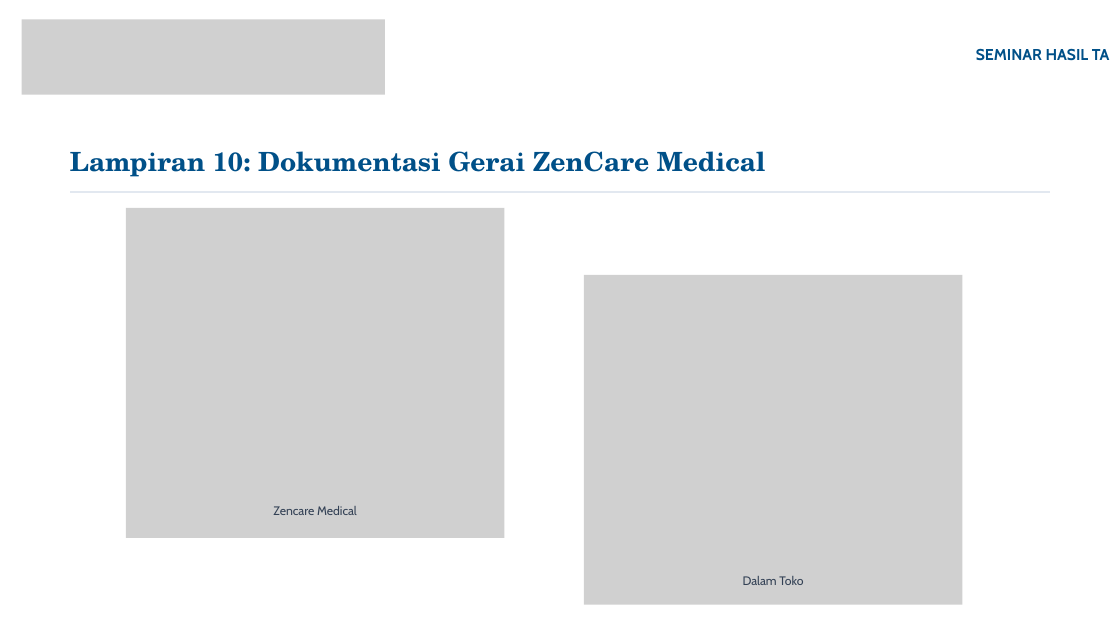
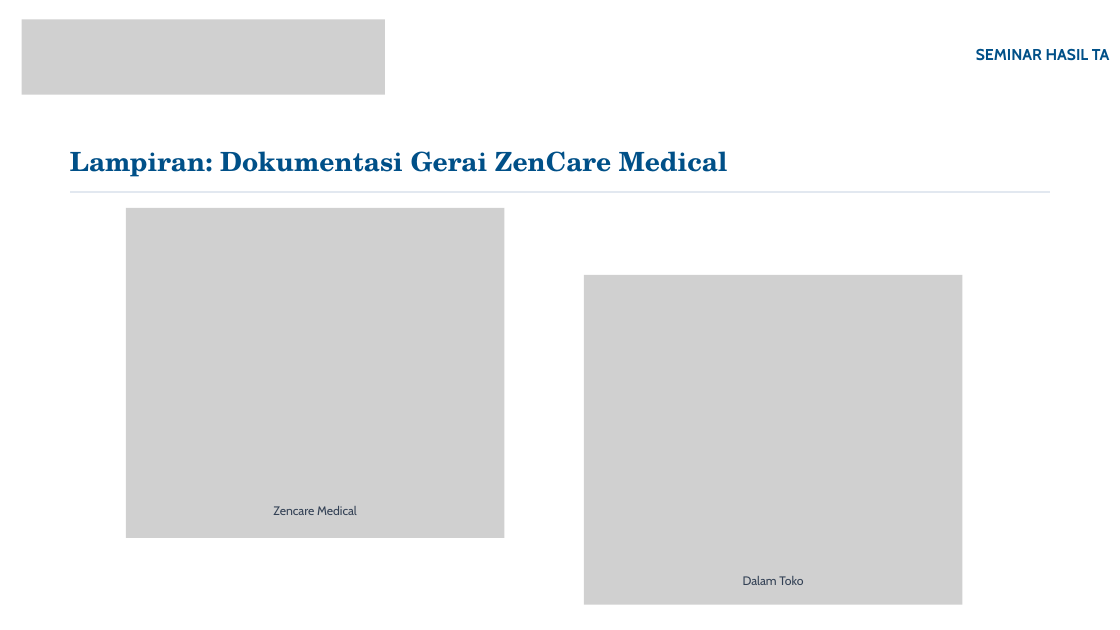
Before and after one commit to Marcell151/Sistem-Informasi-Inventori-Omnichannel-Zencare-Medical, a slide deck: slide 20 of lain/PPT/Seminar Hasil TA Final.pptx (slide 21 before the commit). Drawn at 1120x630 pixels with LibreOffice and Linux fonts; fonts in the diff are those of the drawing; grey boxes stand for pictures; background and template pictures are left out. Boxes give left, top, right and bottom in pixels: in the first picture for what was removed or moved away, otherwise in the second. Text is boxed around its words. In the diff, an @@ line names an element or a change of style, - is before the commit and + after.

```diff
--- a/lain/PPT/Seminar Hasil TA Final.pptx
+++ b/lain/PPT/Seminar Hasil TA Final.pptx
@@ text at (x1=70, y1=151, x2=728, y2=177): text changed @@
-Lampiran 10: Dokumentasi Gerai ZenCare Medical
+Lampiran: Dokumentasi Gerai ZenCare Medical
```
Also in this commit, not shown: 7 other slides changed, 11 slides added, 11 slides removed, 24 other files.
